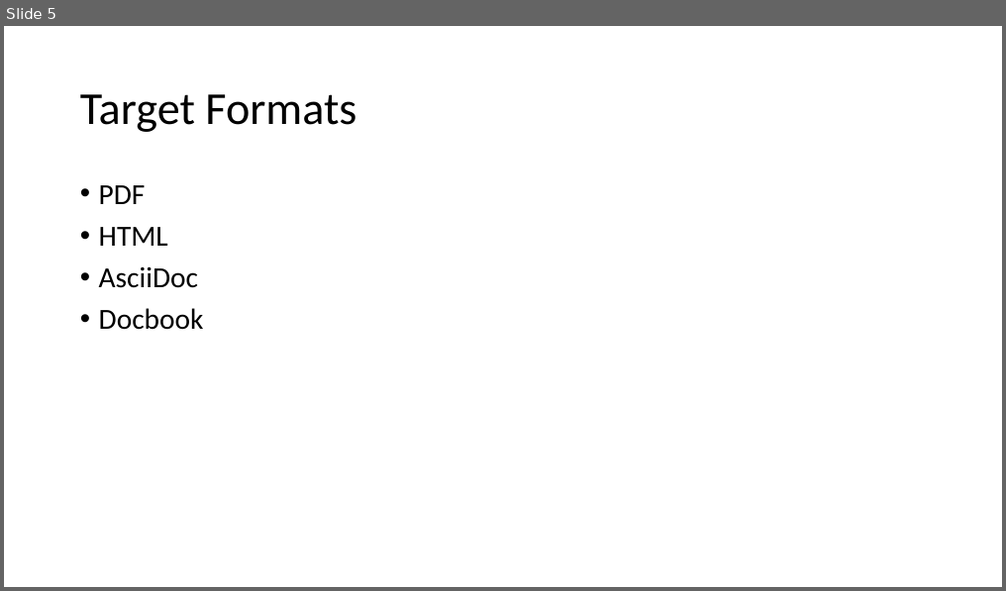
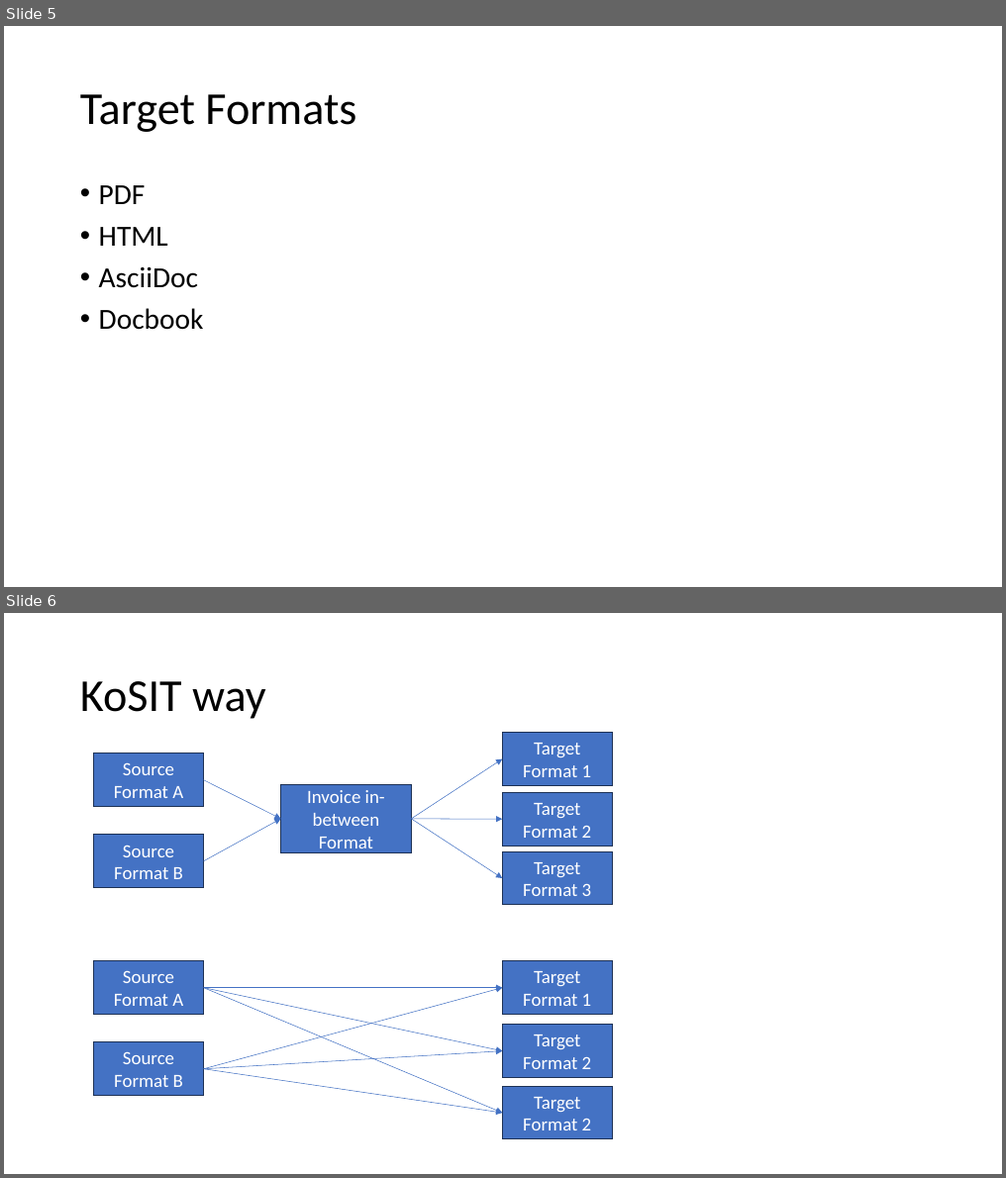
Before and after one commit to phax/phroni, a slide deck: docs/phroni Design.pptx. Shown one above the other, each under a label of ours: slide 5 before the commit, slides 5 and 6 after it. The pictures are 1006x591 and 1006x1178 pixels, drawn with LibreOffice and Linux fonts; fonts in the diff are those of the drawing. Boxes give left, top, right and bottom in pixels: in the first picture for what was removed or moved away, otherwise in the second. Text is boxed around its words. In the diff, an @@ line names an element or a change of style, - is before the commit and + after.

Commit message:
Updated

```diff
--- a/docs/phroni Design.pptx
+++ b/docs/phroni Design.pptx
@@ slide 6 added at [4, 613, 1002, 1174], background #FFFFFF @@
@@ title added at [80, 681, 266, 719], 44 pt, text #000000 @@
+KoSIT way
@@ rectangle added at [94, 754, 204, 807], fill #4472C4, outline #1E3256 1 pt, 18 pt, text #FFFFFF @@
+Source Format A
@@ arrow added from (411, 819) to (503, 759), #4472C4 0.5 pt @@
@@ rectangle added at [503, 733, 613, 786], fill #4472C4, outline #1E3256 1 pt, 18 pt, text #FFFFFF @@
+Target Format 1
@@ arrow added from (204, 780) to (281, 819), #4472C4 0.5 pt @@
@@ rectangle added at [281, 784, 411, 854], fill #4472C4, outline #1E3256 1 pt, 18 pt, text #FFFFFF @@
+Invoice in-between Format
@@ arrow added from (204, 861) to (281, 819), #4472C4 0.5 pt @@
@@ arrow added from (411, 819) to (503, 819), #4472C4 0.5 pt @@
@@ arrow added from (411, 819) to (503, 878), #4472C4 0.5 pt @@
@@ rectangle added at [503, 792, 613, 846], fill #4472C4, outline #1E3256 1 pt, 18 pt, text #FFFFFF @@
+Target Format 2
@@ rectangle added at [94, 835, 204, 888], fill #4472C4, outline #1E3256 1 pt, 18 pt, text #FFFFFF @@
+Source Format B
@@ rectangle added at [503, 852, 613, 905], fill #4472C4, outline #1E3256 1 pt, 18 pt, text #FFFFFF @@
+Target Format 3
@@ rectangle added at [94, 961, 204, 1014], fill #4472C4, outline #1E3256 1 pt, 18 pt, text #FFFFFF @@
+Source Format A
@@ rectangle added at [503, 961, 613, 1014], fill #4472C4, outline #1E3256 1 pt, 18 pt, text #FFFFFF @@
+Target Format 1
@@ arrow added from (204, 988) to (503, 1052), #4472C4 0.5 pt @@
@@ arrow added from (204, 1069) to (503, 988), #4472C4 0.5 pt @@
@@ arrow added from (204, 988) to (503, 988), #4472C4 0.5 pt @@
@@ arrow added from (204, 988) to (503, 1113), #4472C4 0.5 pt @@
@@ rectangle added at [503, 1025, 613, 1078], fill #4472C4, outline #1E3256 1 pt, 18 pt, text #FFFFFF @@
+Target Format 2
@@ rectangle added at [94, 1043, 204, 1096], fill #4472C4, outline #1E3256 1 pt, 18 pt, text #FFFFFF @@
+Source Format B
@@ arrow added from (204, 1069) to (503, 1052), #4472C4 0.5 pt @@
@@ arrow added from (204, 1069) to (503, 1113), #4472C4 0.5 pt @@
@@ rectangle added at [503, 1086, 613, 1140], fill #4472C4, outline #1E3256 1 pt, 18 pt, text #FFFFFF @@
+Target Format 2
```
Also in this commit, not shown: 2 other slides added.
